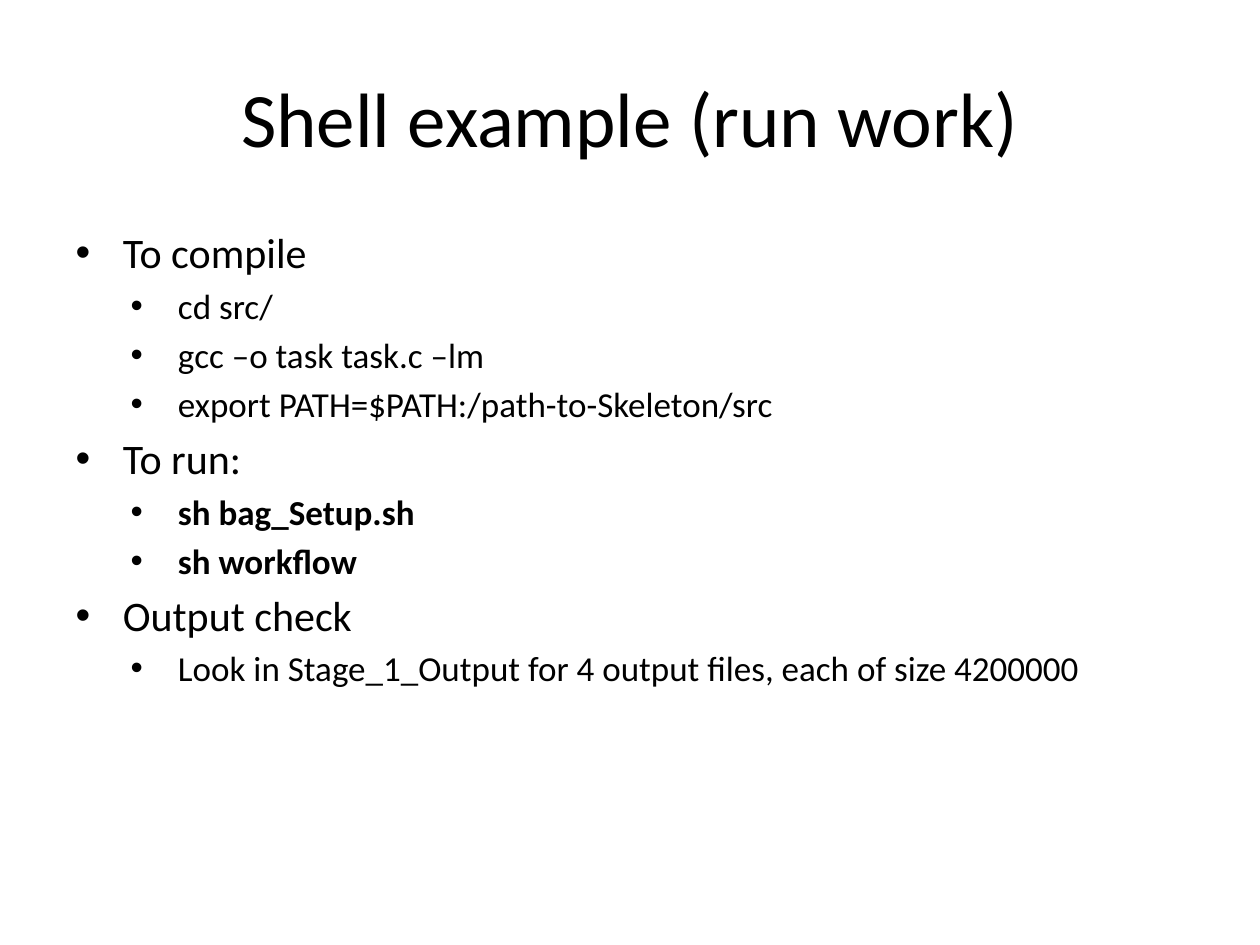
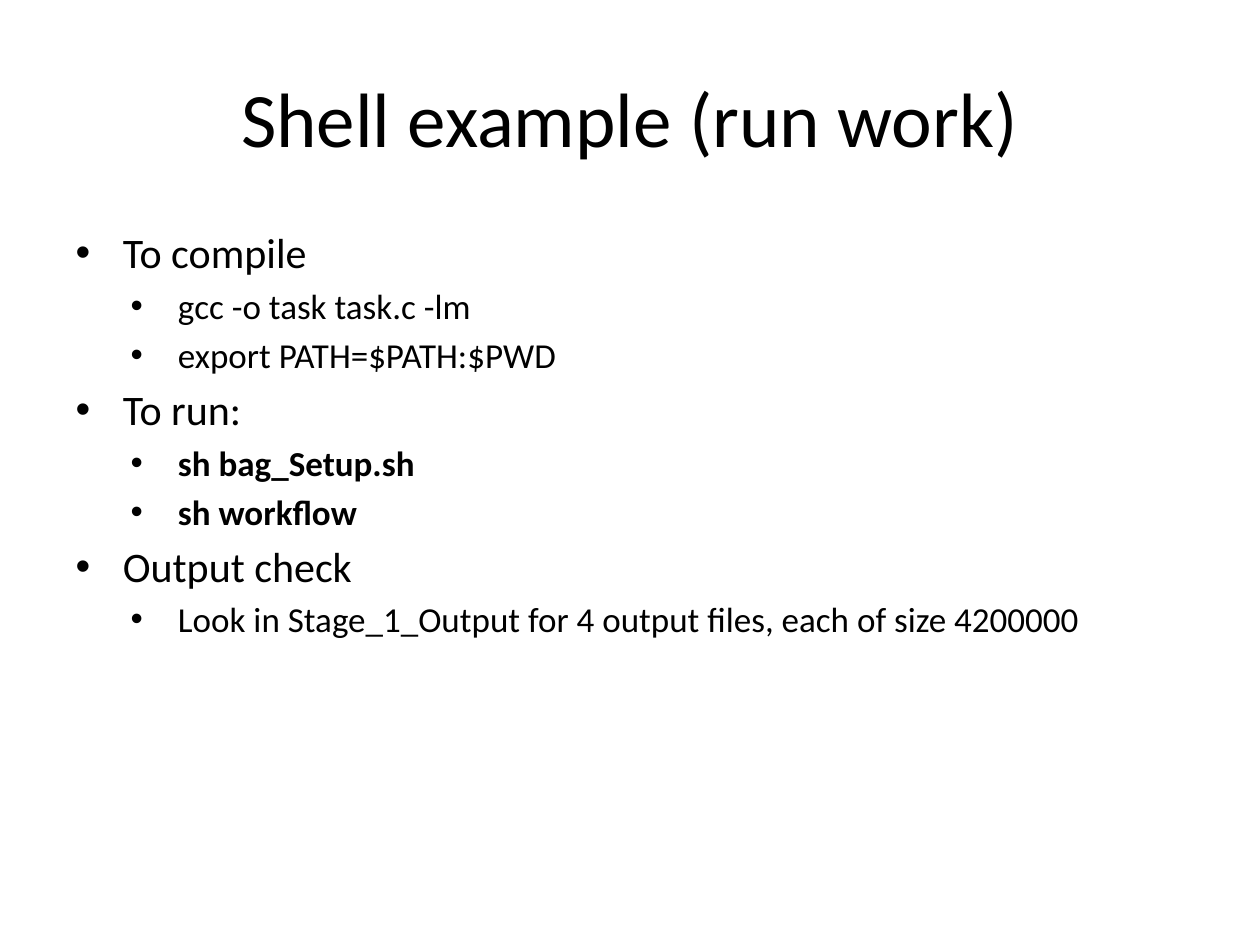
Before and after one commit to applicationskeleton/Skeleton, a slide deck: slide 7 of tutorial/skeleton-tutorial.pptx. Drawn at 1260x945 pixels with LibreOffice and Linux fonts; fonts in the diff are those of the drawing. Boxes give left, top, right and bottom in pixels: in the first picture for what was removed or moved away, otherwise in the second. Text is boxed around its words. In the diff, an @@ line names an element or a change of style, - is before the commit and + after.

```diff
--- a/tutorial/skeleton-tutorial.pptx
+++ b/tutorial/skeleton-tutorial.pptx
@@ text at (178,294,556,374): text changed @@
-    • cd src/
-    • gcc –o task task.c –lm
-    • export PATH=$PATH:/path-to-Skeleton/src
+    • gcc -o task task.c -lm
+    • export PATH=$PATH:$PWD
```
Also in this commit, not shown: 6 other slides changed.
